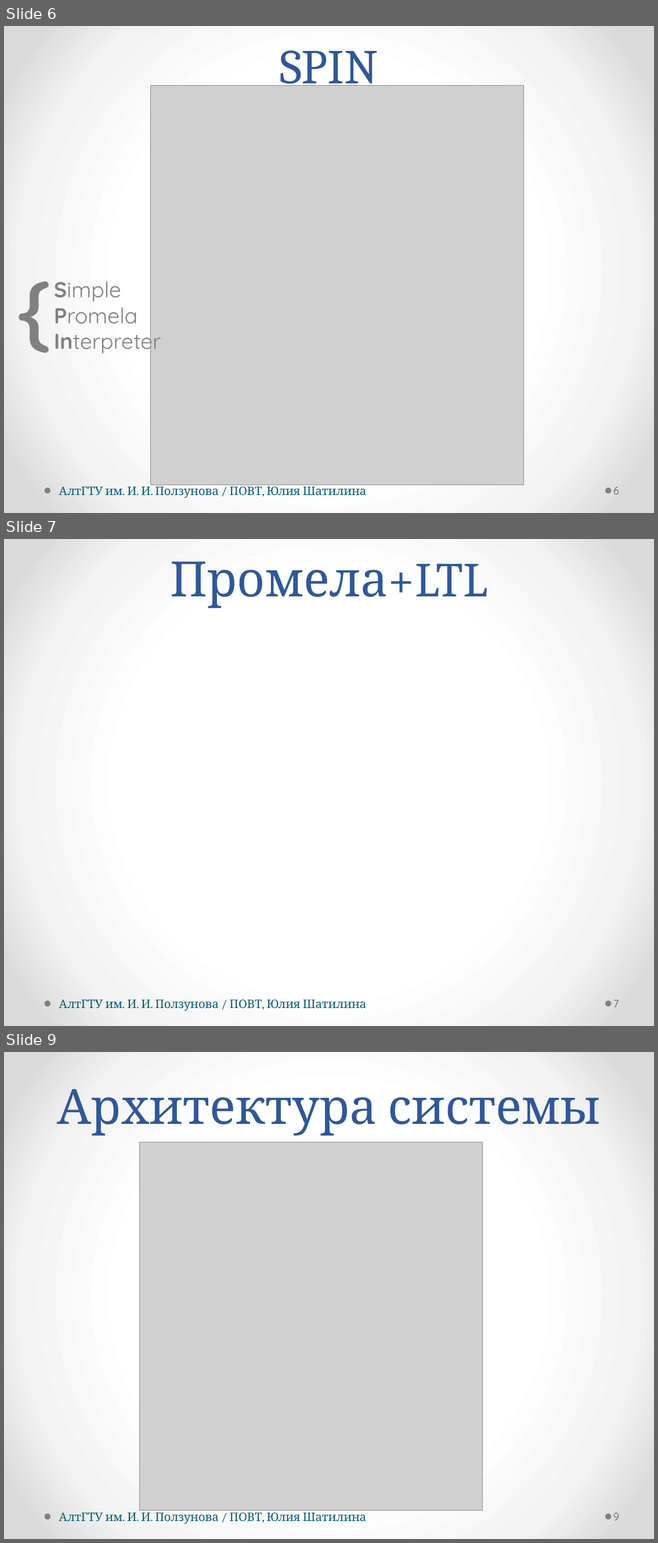
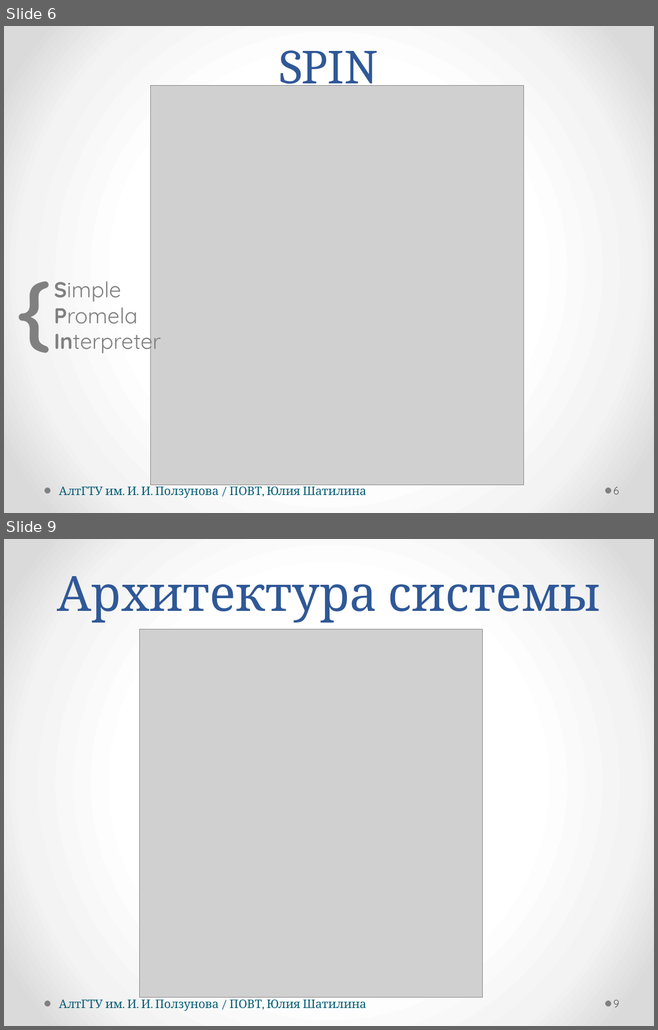
Before and after one commit to hisohito/proto-doc, a slide deck: shatilina.pptx. Shown one above the other, each under a label of ours: slides 6, 7 and 9 before the commit, slides 6 and 9 after it; the slides between them are not shown. The pictures are 658x1543 and 658x1030 pixels, drawn with LibreOffice and Linux fonts; fonts in the diff are those of the drawing; grey boxes stand for pictures. Boxes give left, top, right and bottom in pixels: in the first picture for what was removed or moved away, otherwise in the second. Text is boxed around its words. In the diff, an @@ line names an element or a change of style, - is before the commit and + after.

```diff
--- a/shatilina.pptx
+++ b/shatilina.pptx
@@ slide 7 removed at (x1=4, y1=539, x2=654, y2=1026), background gradient #FFFFFF to #F4F4F4 to #DADADA; not listed: 2 template elements that a slide beside it also shows @@
@@ text removed at (x1=170, y1=562, x2=487, y2=608) @@
-Промела+LTL
@@ text removed at (x1=59, y1=1000, x2=366, y2=1011) @@
-АлтГТУ им. И. И. Ползунова / ПОВТ, Юлия Шатилина
@@ page number removed at (x1=613, y1=1000, x2=619, y2=1008) @@
-7
```
Also in this commit, not shown: 3 slides changed, 2 other slides removed, 1 other file.
